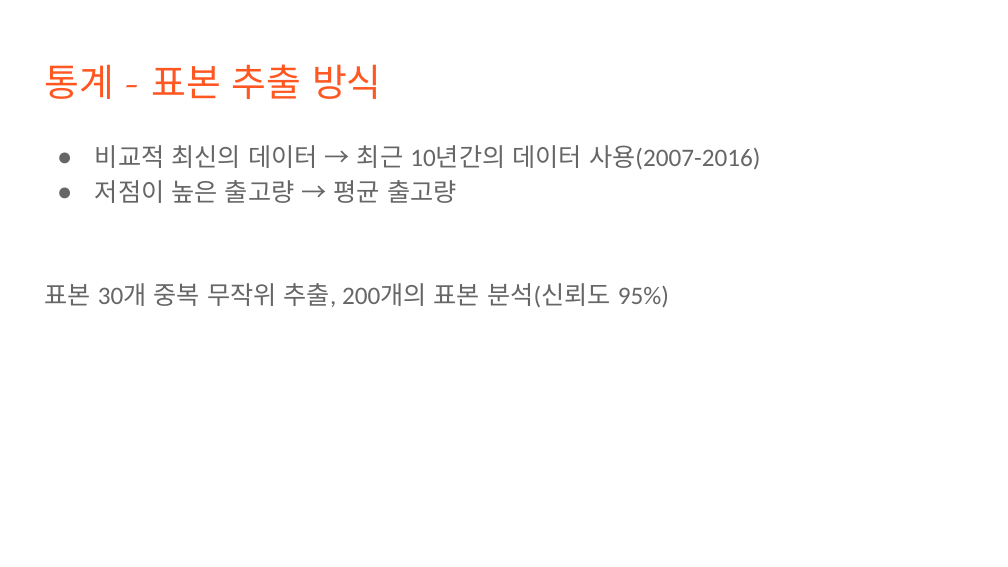
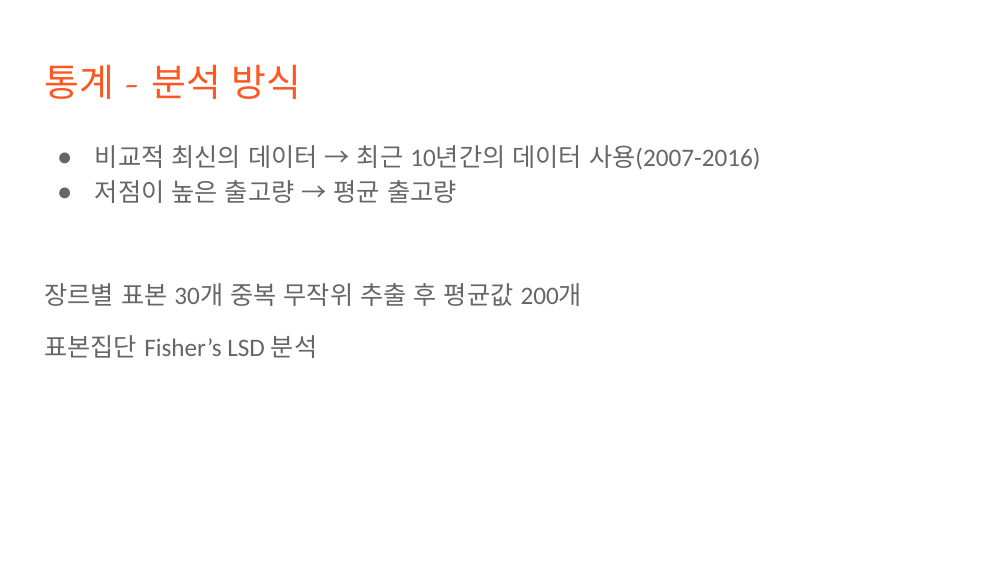
Before and after one commit to e080hsm/Section1_Project, a slide deck: slide 12 of AI_14_s1xx_발표자료.pptx. Drawn at 1008x567 pixels with LibreOffice and Linux fonts; fonts in the diff are those of the drawing. Boxes give left, top, right and bottom in pixels: in the first picture for what was removed or moved away, otherwise in the second. Text is boxed around its words. In the diff, an @@ line names an element or a change of style, - is before the commit and + after.

```diff
--- a/AI_14_s1xx_발표자료.pptx
+++ b/AI_14_s1xx_발표자료.pptx
@@ title at [44,64,302,99]: text changed @@
-통계 - 표본 추출 방식
+통계 - 분석 방식
@@ text at [44,283,583,358]: text changed @@
-표본 30개 중복 무작위 추출, 200개의 표본 분석(신뢰도 95%)
+장르별 표본 30개 중복 무작위 추출 후 평균값 200개
+표본집단 Fisher’s LSD 분석
```
Also in this commit, not shown: 1 other slide changed, 1 slide added, 1 slide removed.
